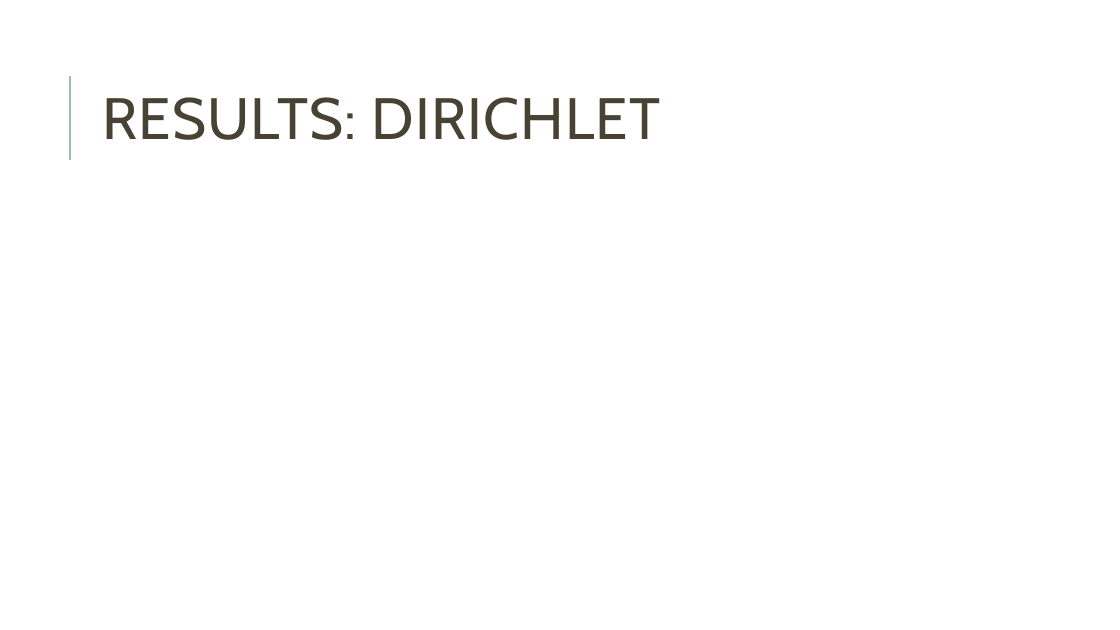
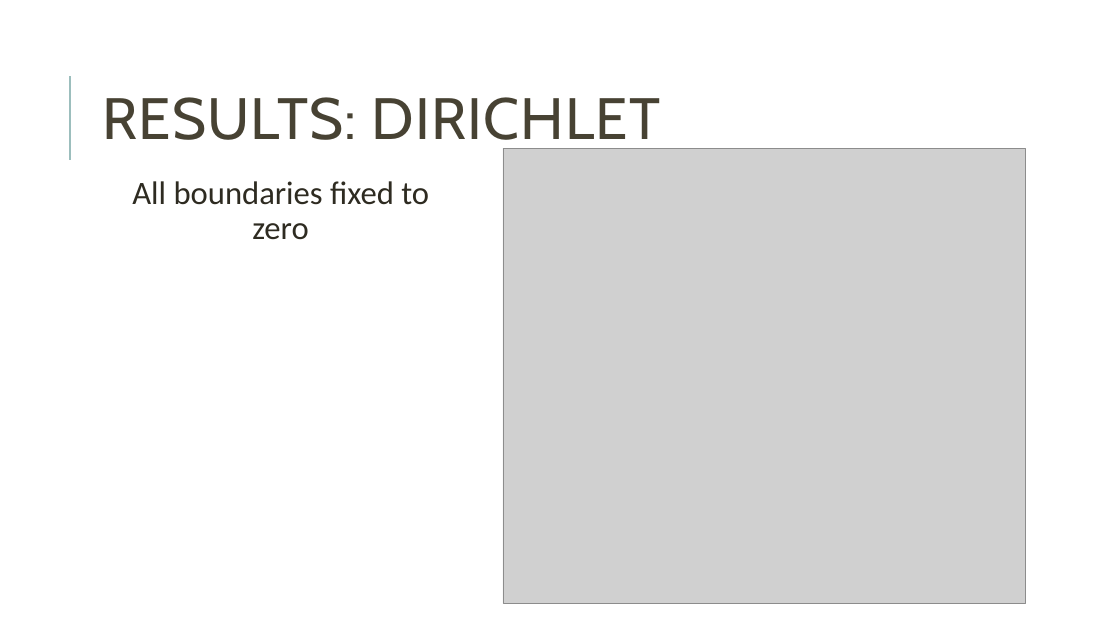
Before and after one commit to mblai35/Phase-FieldModelingFEM, a slide deck: slide 13 of PFMFEM.pptx (slide 12 before the commit). Drawn at 1120x630 pixels with LibreOffice and Linux fonts; fonts in the diff are those of the drawing; grey boxes stand for pictures. Boxes give left, top, right and bottom in pixels: in the first picture for what was removed or moved away, otherwise in the second. Text is boxed around its words. In the diff, an @@ line names an element or a change of style, - is before the commit and + after.

```diff
--- a/PFMFEM.pptx
+++ b/PFMFEM.pptx
@@ picture added at <box>503,148,1026,603</box> @@
@@ text added at <box>132,181,429,240</box>, 28 pt, text #2E2B21 @@
+  All boundaries fixed to zero
```
Also in this commit, not shown: 3 other slides changed, 1 slide added.
